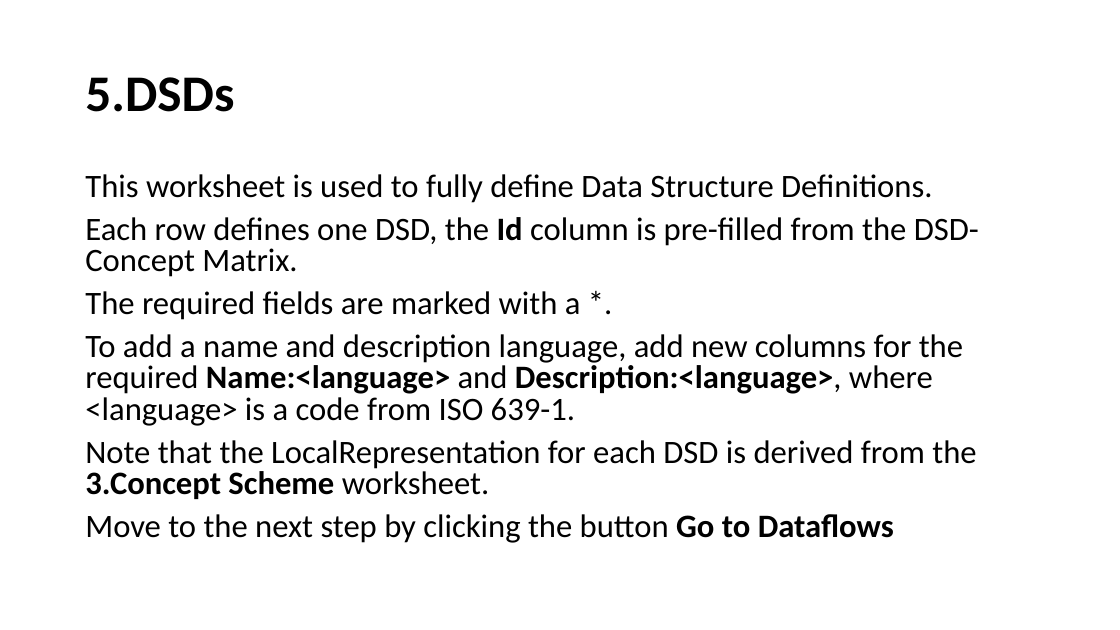
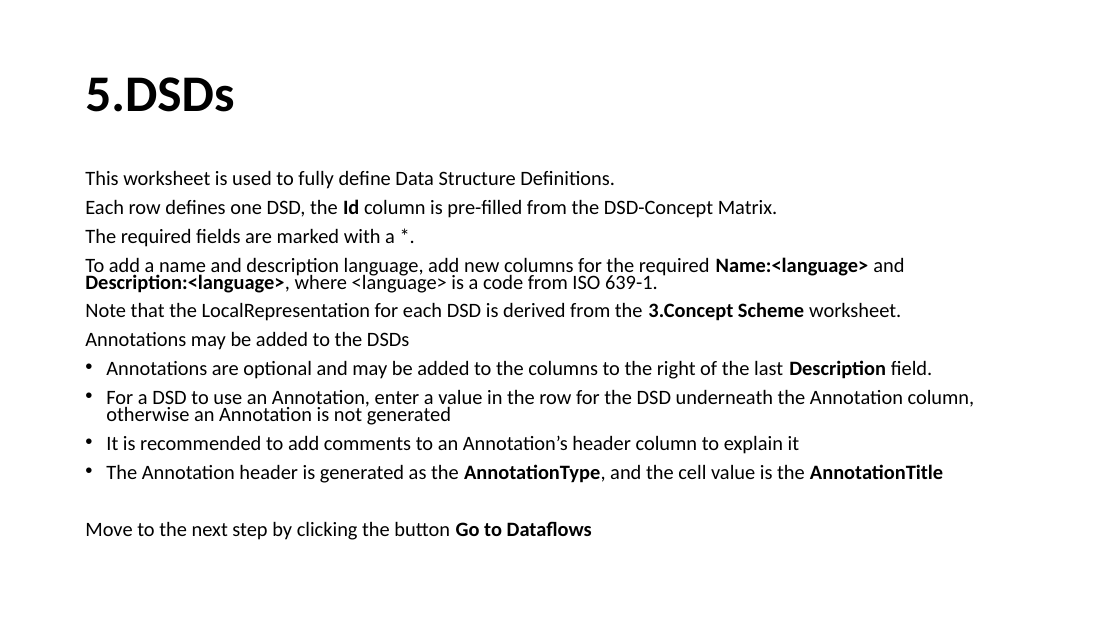
Before and after one commit to OECDSTD/sdmx-matrix-generator, a slide deck: slide 15 of SDMX Matrix Generator User Guide.pptx. Drawn at 1120x630 pixels with LibreOffice and Linux fonts; fonts in the diff are those of the drawing. Boxes give left, top, right and bottom in pixels: in the first picture for what was removed or moved away, otherwise in the second. Text is boxed around its words. In the diff, an @@ line names an element or a change of style, - is before the commit and + after.

```diff
--- a/SDMX Matrix Generator User Guide.pptx
+++ b/SDMX Matrix Generator User Guide.pptx
@@ text at [85,170,904,540]: size 28 to 17.5 pt in "This worksheet is used to fully define ...", "Each row defines one DSD, the Id ...", "The required fields are marked with a ...", "To add a name and description language, ..." and 2 more places; line spacing 0.8 to 0.7 @@
@@ text at [85,331,975,483]: paragraphs added @@
+Annotations may be added to the DSDs
+• Annotations are optional and may be added to the columns to the right of the last Description field.
+• For a DSD to use an Annotation, enter a value in the row for the DSD underneath the Annotation column, otherwise an Annotation is not generated
+• It is recommended to add comments to an Annotation’s header column to explain it
+• The Annotation header is generated as the AnnotationType, and the cell value is the AnnotationTitle
```
Also in this commit, not shown: 3 other slides changed.
